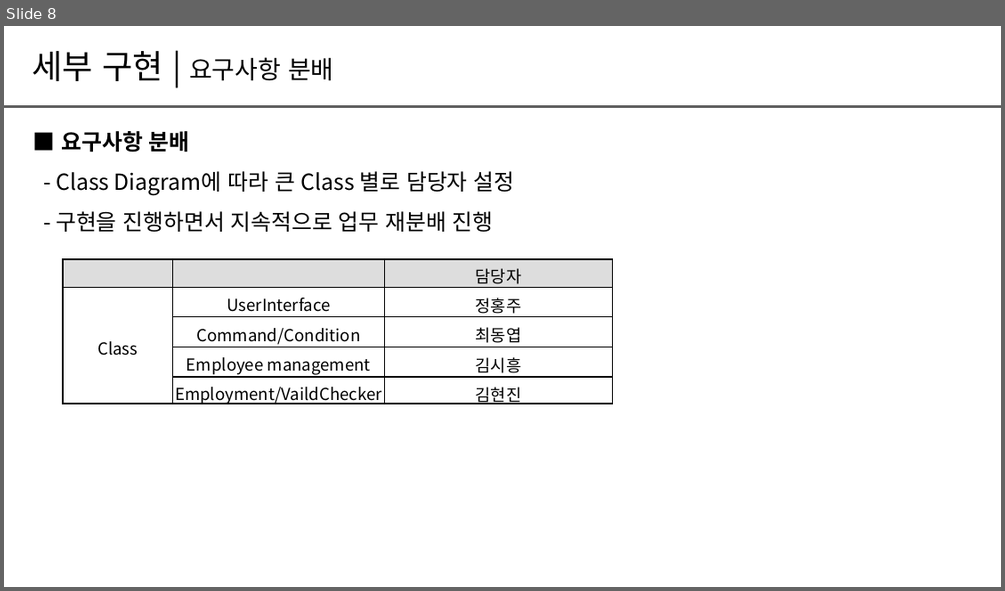
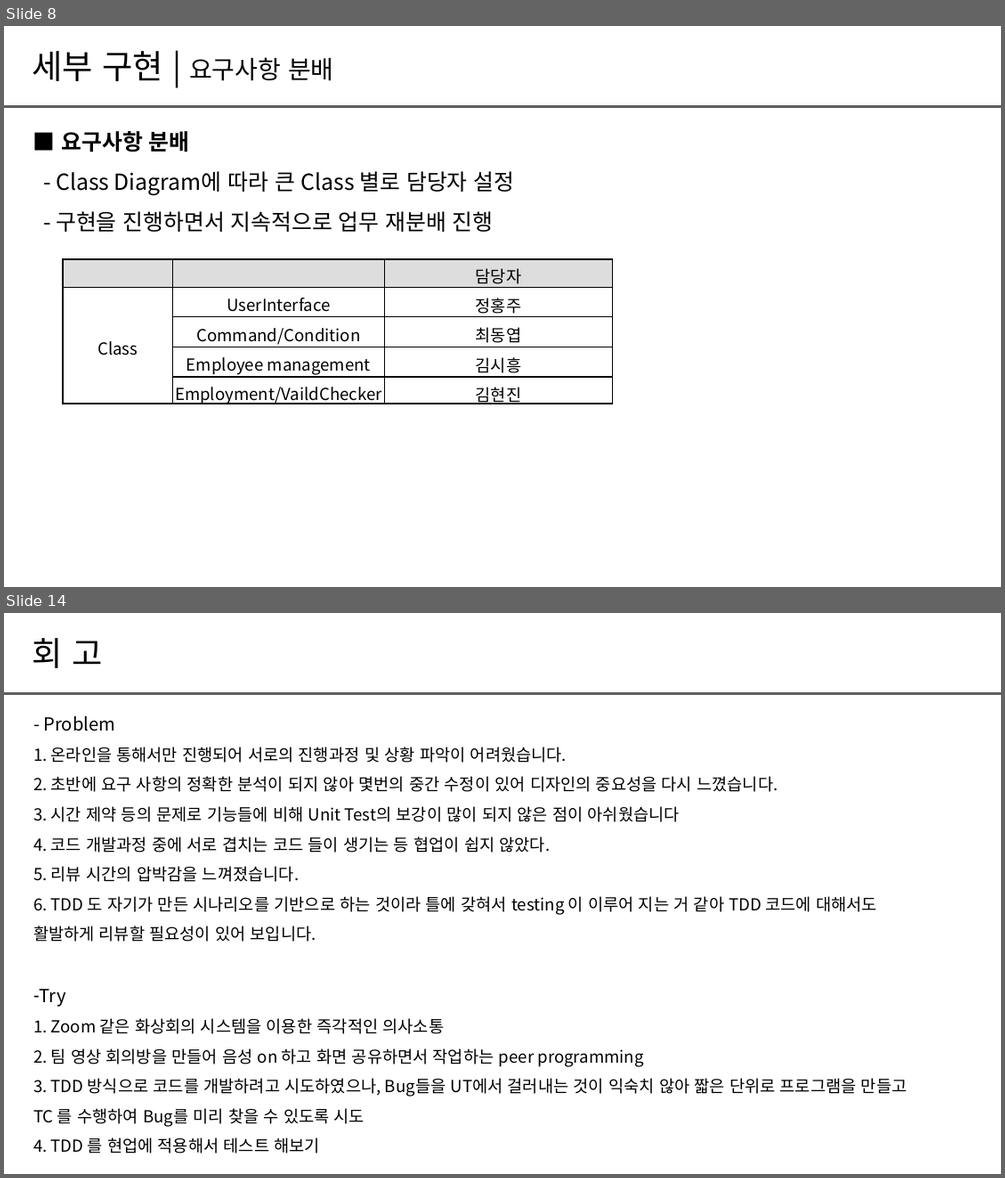
Before and after one commit to dongyub1015/Hit, a slide deck: Doc/CRA팀프로젝트_22년_9차_H팀_Hit.pptx. Shown one above the other, each under a label of ours: slide 8 before the commit, slides 8 and 14 after it; the slides between them are not shown. The pictures are 1005x591 and 1005x1178 pixels, drawn with LibreOffice and Linux fonts; fonts in the diff are those of the drawing. Boxes give left, top, right and bottom in pixels: in the first picture for what was removed or moved away, otherwise in the second. Text is boxed around its words. In the diff, an @@ line names an element or a change of style, - is before the commit and + after.

```diff
--- a/Doc/CRA팀프로젝트_22년_9차_H팀_Hit.pptx
+++ b/Doc/CRA팀프로젝트_22년_9차_H팀_Hit.pptx
@@ slide 14 added at (4,613,1001,1174), background #FFFFFF @@
@@ text added at (32,638,102,668), 24 pt, text #000000 @@
+회 고
@@ line added from (4, 693) to (1001, 693), #5F5F5F 2 pt @@
@@ text added at (33,716,907,1153), 12 pt, text #000000 @@
+- Problem
+1. 온라인을 통해서만 진행되어 서로의 진행과정 및 상황 파악이 어려웠습니다.
+2. 초반에 요구 사항의 정확한 분석이 되지 않아 몇번의 중간 수정이 있어 디자인의 중요성을 다시 느꼈습니다.
+3. 시간 제약 등의 문제로 기능들에 비해 Unit Test의 보강이 많이 되지 않은 점이 아쉬웠습니다
+4. 코드 개발과정 중에 서로 겹치는 코드 들이 생기는 등 협업이 쉽지 않았다.
+5. 리뷰 시간의 압박감을 느껴졌습니다.
+6. TDD 도 자기가 만든 시나리오를 기반으로 하는 것이라 틀에 갖혀서 testing 이 이루어 지는 거 같아 TDD 코드에 대해서도 활발하게 리뷰할 필요성이 있어 보입니다.
+– Try
+1. Zoom 같은 화상회의 시스템을 이용한 즉각적인 의사소통
+2. 팀 영상 회의방을 만들어 음성 on 하고 화면 공유하면서 작업하는 peer programming
+3. TDD 방식으로 코드를 개발하려고 시도하였으나, Bug들을 UT에서 걸러내는 것이 익숙치 않아 짧은 단위로 프로그램을 만들고 TC 를 수행하여 Bug를 미리 찾을 수 있도록 시도
+4. TDD 를 현업에 적용해서 테스트 해보기
```
Also in this commit, not shown: 6 slides changed, 1 other slide added, 1 slide removed.
